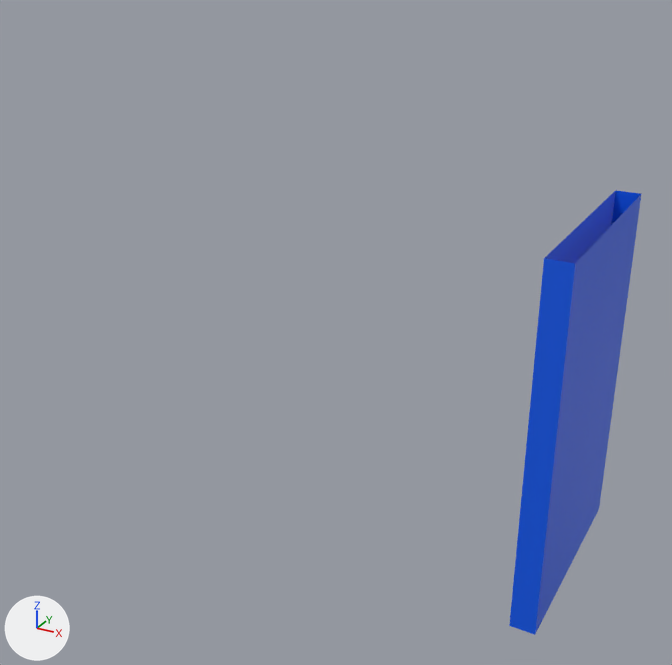
Renders of the glTF model public/door.glb from each side of a commit.
Both versions are drawn from a 50 mm lens placed at (7.52, -5.65, 3.06), pointed at (5.36, -1.73, 1.1). The lights are fixed; the arrows at lower left show +X, +Y and +Z. Vertices at the same position are counted once.
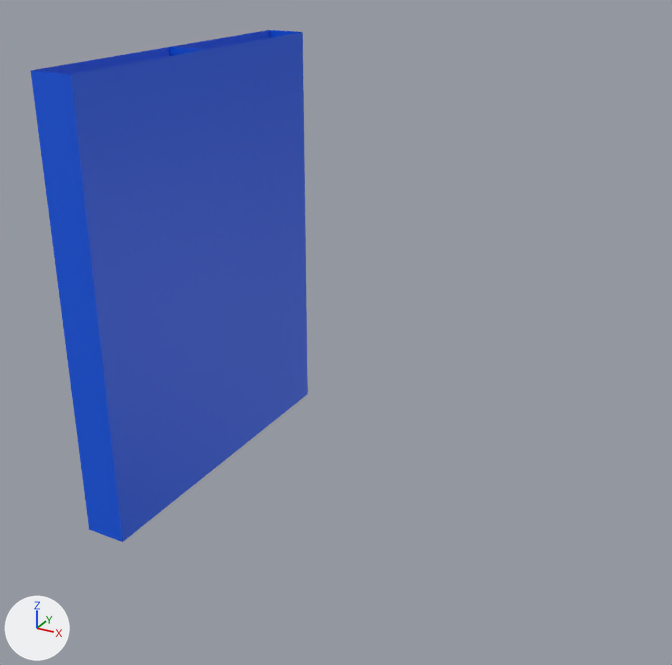
Boxes (x1, y1, x2, y2) around the edits, measured in the pictures (672 x 665 px):
```json
{"object": "Plane.000", "change": "moved, turned, rescaled", "before": [509, 191, 641, 635], "after": [31, 47, 228, 542]}
{"object": "Plane.001", "change": "added", "after": [172, 30, 308, 457], "on screen": "blue"}
```

Edits to the scene script, one JSON object a line:
```json
{"op": "add", "block": "mat_material_016", "code": ["mat_material_016 = principled_material('Material.016')", "mat_material_016.texture = img_housedoorwindowsthemed"]}
{"block": "me_plane_000", "where": "me_plane_000.from_pydata(...)  # 8 vertices, 8 faces; spans x 6.55..6.68, y 0.02..1.85, z 1.02..2.19"}
{"block": "me_plane_000", "where": "# used by ob_plane_000; location = (0.0, 0.0, 0.0); rotation_euler = (1.571, 0.0, 0.0), in degrees (90, 0, 0)"}
{"block": "me_plane_000", "change": "me_plane_000 part 1: the whole mesh is moved by (-6.62, -0.93, -1.61)"}
{"op": "add", "block": "me_plane_001", "code": ["me_plane_001 = bpy.data.meshes.new('Plane.001')", "me_plane_001.from_pydata(...)  # 8 vertices, 8 faces; spans x -0.06..0.06, y -0.92..0.92, z -0.59..0.59", "me_plane_001.materials.append(mat_material_016)  # picture img_housedoorwindowsthemed"]}
{"op": "set", "path": "ob_plane_000.location", "old": "(0.0, 0.0, 0.0)", "new": "(4.402, -2.084, 1.245)"}
{"op": "set", "path": "ob_plane_000.rotation_euler", "old": "(1.571, 0.0, 0.0)", "new": "(-1.571, 0.0, 0.0)", "note": "degrees (90, 0, 0) -> degrees (-90, 0, 0)"}
{"op": "set", "path": "ob_plane_000.scale", "old": "(1.0, 1.0, 1.0)", "new": "(-1.88, -1.33, -0.838)"}
{"op": "add", "block": "ob_plane_001", "code": ["ob_plane_001 = bpy.data.objects.new('Plane.001', me_plane_001)", "ob_plane_001.location = (4.402, -1.103, 1.245)", "ob_plane_001.rotation_euler = (-1.571, 0.0, 0.0)  # degrees (-90, 0, 0)", "ob_plane_001.scale = (-1.88, -1.33, -0.838)"]}
```
